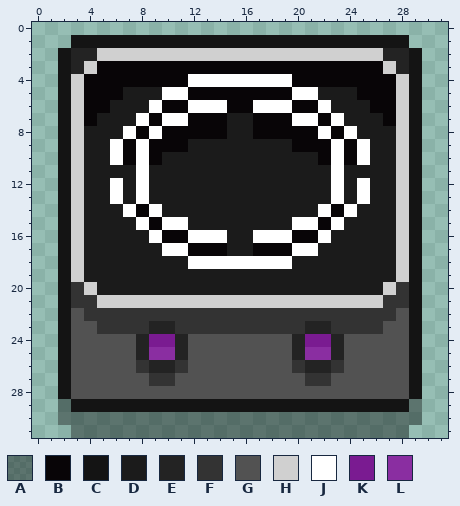
Two states of a pixel-art file, Tester/Assets/Images/Props/Induction.ase. This is how it looked before the edit.
32x32 pixels, 1 frame. Colours within 5 levels of each other are drawn and written as one.
Visible layers, top first: "Layer 2" opacity 39%, "Layer 1".
Palette (. is transparent): A #00000063  B #080507  C #141414  D #1b1b1b  E #232323  F #333333  G #525252  H #d0d0d0  J #ffffff  K #7a1b91  L #8a2ea1
Pixels before, first column x 2:
 1 .CCCCCCCCCCCCCCCCCCCCCCCCCC.
 2 CEEHHHHHHHHHHHHHHHHHHHHHHEEC
 3 CEHBBBBBBBBBBBBBBBBBBBBBBHEC
 4 CHBBBBBBBBJJJJJJJJBBBBBBBBHC
 5 CHBBBDDDJJBBBBBBBBJJDDDBBBHC
 6 CHBBDDDJBBJJJBBJJJBBJDDDBBHC
 7 CHBDDDJBJJBBBDDBBBJJBJDDDBHC
 8 CHDDDJBJBBBBBDDBBBBBJBJDDDHC
 9 CHDDJBJBBBDDDDDDDDBBBJBJDDHC
10 CHDDJBJBDDDDDDDDDDDDBJBJDDHC
11 CHDDDDJDDDDDDDDDDDDDDJDDDDHC
12 CHDDJDJDDDDDDDDDDDDDDJDJDDHC
13 CHDDJDJDDDDDDDDDDDDDDJDJDDHC
14 CHDDDJBJDDDDDDDDDDDDJBJDDDHC
15 CHDDDDJBJJDDDDDDDDJJBJDDDDHC
16 CHDDDDDJBBJJJDDJJJBBJDDDDDHC
17 CHDDDDDDJJBBBDDBBBJJDDDDDDHC
18 CHDDDDDDDDJJJJJJJJDDDDDDDDHC
19 CHDDDDDDDDDDDDDDDDDDDDDDDDHC
20 CFHDDDDDDDDDDDDDDDDDDDDDDHFC
21 CFFHHHHHHHHHHHHHHHHHHHHHHFFC
22 CGFFFFFFFFFFFFFFFFFFFFFFFFGC
23 CGGFFFFEEFFFFFFFFFFEEFFFFGGC
24 CGGGGGEKKEGGGGGGGGEKKEGGGGGC
25 CGGGGGELLEGGGGGGGGELLEGGGGGC
26 CGGGGGFEEFGGGGGGGGFEEFGGGGGC
27 CGGGGGGFFGGGGGGGGGGFFGGGGGGC
28 CGGGGGGGGGGGGGGGGGGGGGGGGGGC
29 ACCCCCCCCCCCCCCCCCCCCCCCCCCA
30 AAAAAAAAAAAAAAAAAAAAAAAAAAAA
31 .AAAAAAAAAAAAAAAAAAAAAAAAAA.
Once edited:
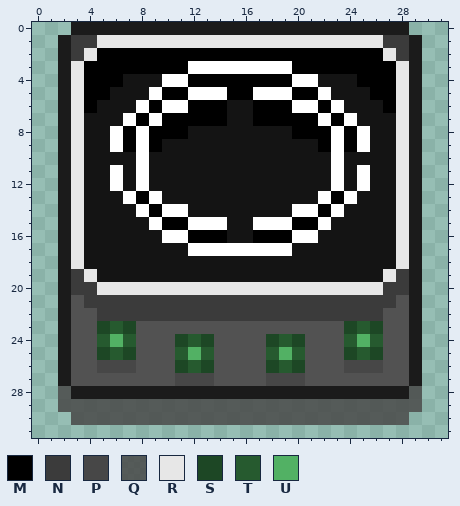
Colours new in this view: M #000000  N #3b3b3b  P #474747  Q #484848d6  R #e7e7e7  S #1d4725  T #265a2f  U #52b164
Edits made:
layer "Layer 2" opacity 39% -> 100%
Changed rows in their new state; - is an unchanged pixel.
Layers "Layer 2", "Layer 1":
first column x 2:
 0 -DDDDDDDDDDDDDDDDDDDDDDDDDD-
 1 DNNRRRRRRRRRRRRRRRRRRRRRRNND
 2 DNRMMMMMMMMMMMMMMMMMMMMMMRND
 3 DRMMMMMMMMJJJJJJJJMMMMMMMMRD
 4 DRMMMCCCJJMMMMMMMMJJCCCMMMRD
 5 DRMMCCCJMMJJJMMJJJMMJCCCMMRD
 6 DRMCCCJMJJMMMCCMMMJJMJCCCMRD
 7 DRCCCJMJMMMMMCCMMMMMJMJCCCRD
 8 DRCCJMJMMMCCCCCCCCMMMJMJCCRD
 9 DRCC-M-MCCCCCCCCCCCCM-M-CCRD
10 DRCCCC-CCCCCCCCCCCCCC-CCCCRD
11 DRCCJC-CCCCCCCCCCCCCC-CJCCRD
12 DRCC-C-CCCCCCCCCCCCCC-C-CCRD
13 DRCCCJMJCCCCCCCCCCCCJMJCCCRD
14 DRCCCCJMJJCCCCCCCCJJMJCCCCRD
15 DRCCCCCJMMJJJCCJJJMMJCCCCCRD
16 DRCCCCCCJJMMMCCMMMJJCCCCCCRD
17 DRCCCCCCCCJJJJJJJJCCCCCCCCRD
18 DRCCCCCCCCCCCCCCCCCCCCCCCCRD
19 DNRCCCCCCCCCCCCCCCCCCCCCCRND
20 DNNRRRRRRRRRRRRRRRRRRRRRRNND
21 DGNNNNNNNNNNNNNNNNNNNNNNNNGD
22 D-GNNNNNNNNNNNNNNNNNNNNNNG-D
23 D--STSGGGGGGGGGGGGGGGGSTS--D
24 D--TUTGGGSTS----STSGGGTUT--D
25 D--STSGGGTUT----TUTGGGSTS--D
26 D--PPPGGGSTS----STSGGGPPP--D
27 D------GGPPP----PPPGG------D
28 QDDDDDDDDDDDDDDDDDDDDDDDDDDQ
29 QQQQQQQQQQQQQQQQQQQQQQQQQQQQ
30 .QQQQQQQQQQQQQQQQQQQQQQQQQQ.
31 -..........................-
Changed places in both pictures, as pixel boxes (x1, y1, x2, y2):
changed: (58, 22, 422, 438)
